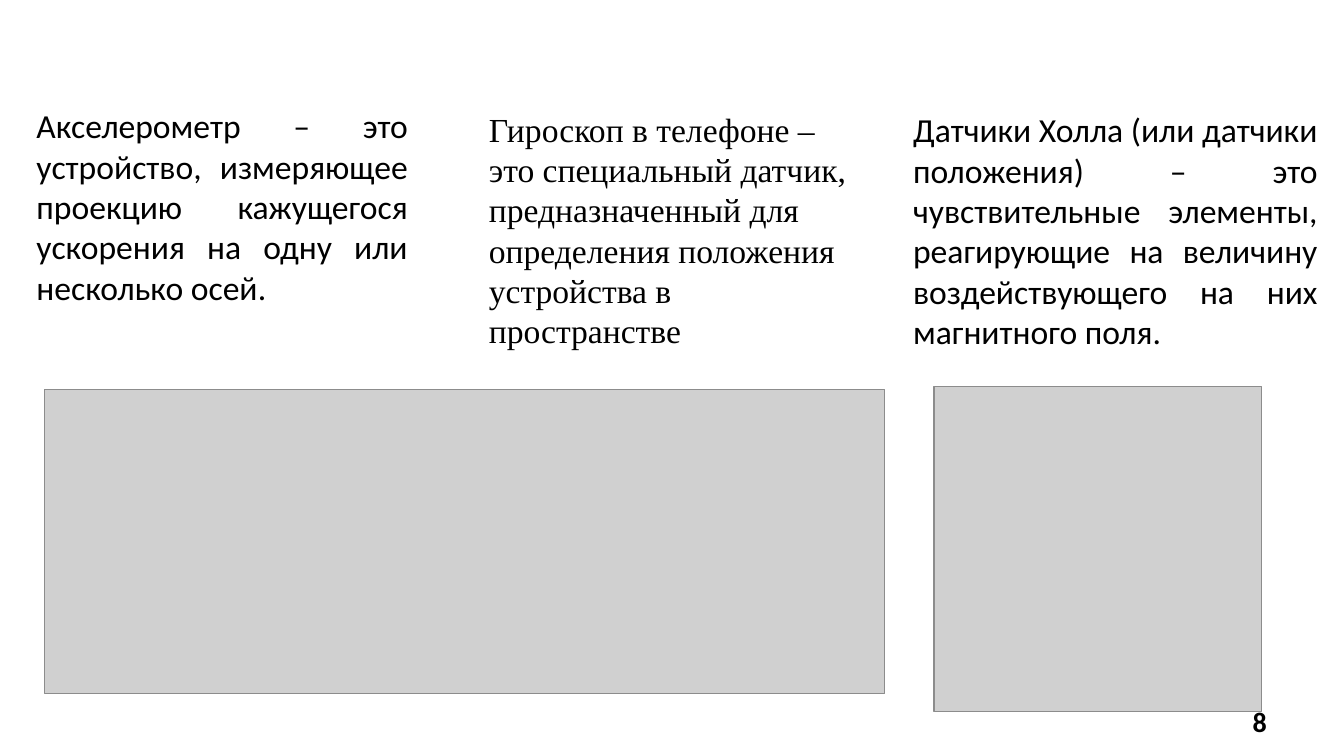
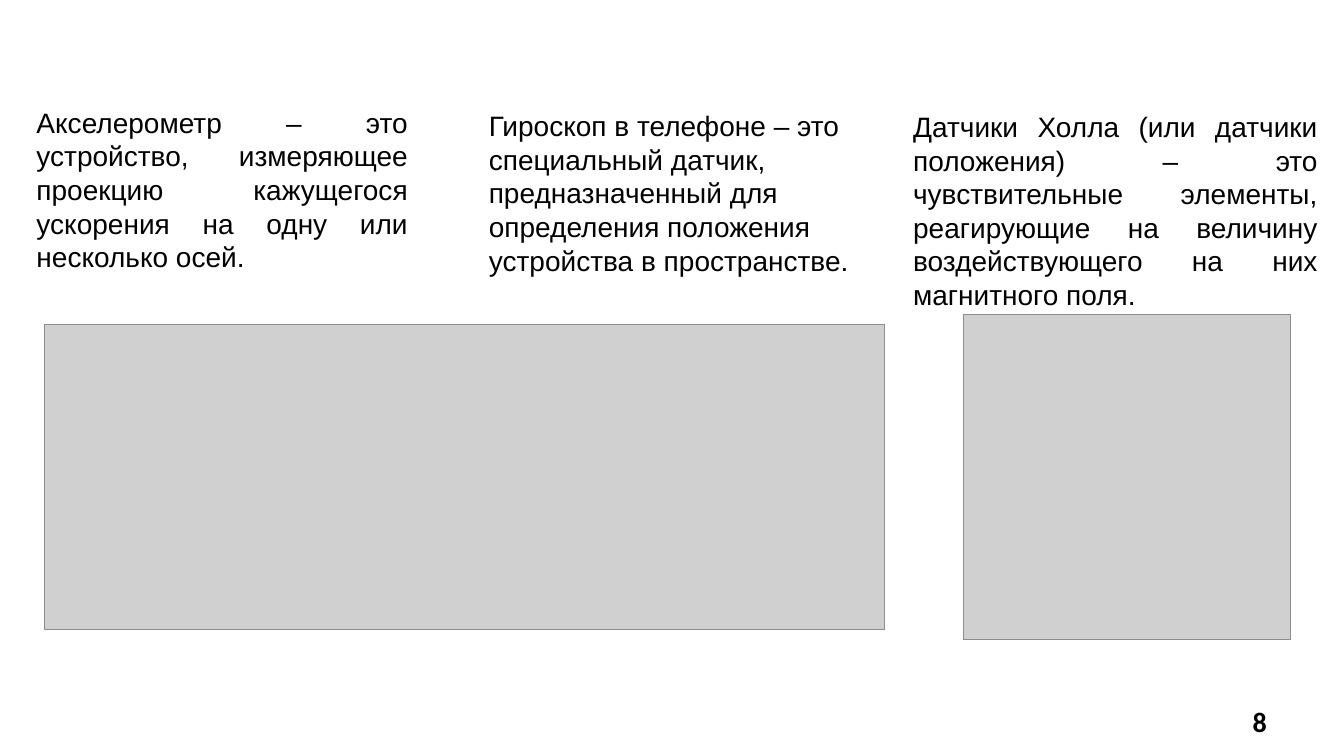
Before and after one commit to SonicRun/DiplomMaga, a slide deck: slide 8 of Mavlyutov_V_D_prezentatsia.pptx. Drawn at 1344x756 pixels with LibreOffice and Linux fonts; fonts in the diff are those of the drawing; grey boxes stand for pictures; background and template pictures are left out. Boxes give left, top, right and bottom in pixels: in the first picture for what was removed or moved away, otherwise in the second. Text is boxed around its words. In the diff, an @@ line names an element or a change of style, - is before the commit and + after.

```diff
--- a/Mavlyutov_V_D_prezentatsia.pptx
+++ b/Mavlyutov_V_D_prezentatsia.pptx
@@ text "Акселерометр – это устройство, измеряющее ..." at bbox=[36, 113, 408, 268]: size 24 to 20 pt, font Calibri to Arial @@
@@ text at bbox=[489, 115, 849, 276]: text changed; size 24 to 20 pt; font Times New Roman to Arial @@
-Гироскоп в телефоне – это специальный датчик, предназначенный для определения положения устройства в пространстве
+Гироскоп в телефоне – это специальный датчик, предназначенный для определения положения устройства в пространстве.
@@ text "Датчики Холла (или датчики положения) ..." at bbox=[913, 116, 1318, 306]: size 24 to 20 pt, font Calibri to Arial @@
@@ picture: place and size @@
-picture at bbox=[44, 389, 884, 694]
+picture at bbox=[44, 325, 884, 629]
@@ picture: place and size @@
-picture at bbox=[934, 386, 1261, 712]
+picture at bbox=[963, 315, 1291, 640]
```
Also in this commit, not shown: 8 other slides changed, 2 slides added, 1 other file.
